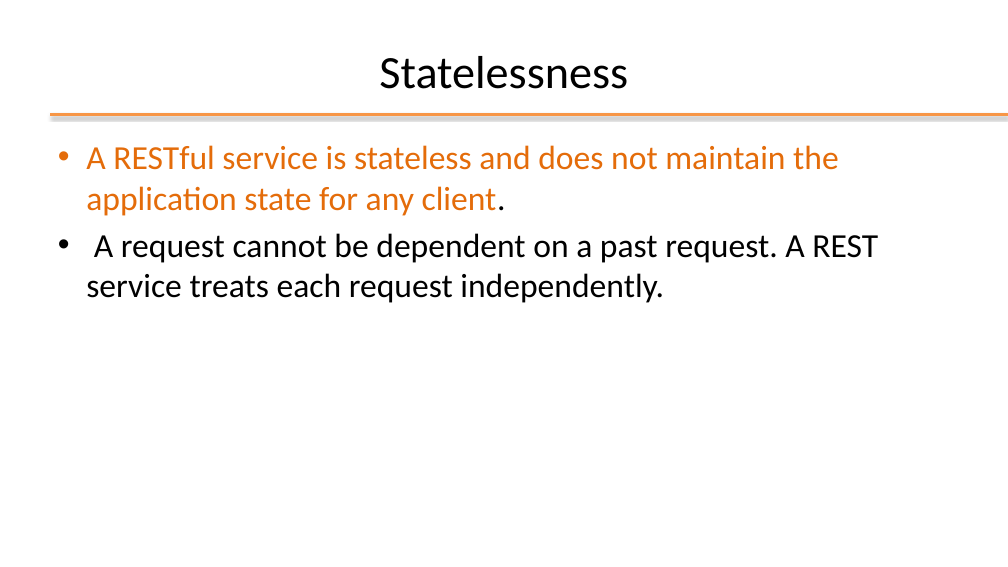
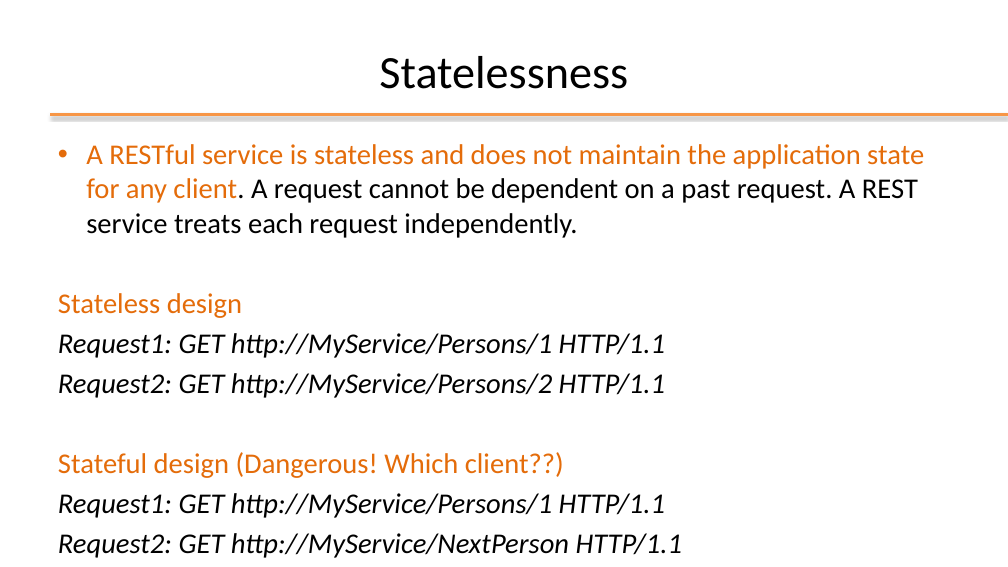
Before and after one commit to plctechnician/ooprogramming, a slide deck: slide 21 of java/slides/ppt/11 - Java Data Access (REST).pptx. Drawn at 1008x567 pixels with LibreOffice and Linux fonts; fonts in the diff are those of the drawing; background and template pictures are left out. Boxes give left, top, right and bottom in pixels: in the first picture for what was removed or moved away, otherwise in the second. Text is boxed around its words. In the diff, an @@ line names an element or a change of style, - is before the commit and + after.

```diff
--- a/java/slides/ppt/11 - Java Data Access (REST).pptx
+++ b/java/slides/ppt/11 - Java Data Access (REST).pptx
@@ text at [58,144,924,558]: text changed; size 32 to 27.2 pt @@
-• A RESTful service is stateless and does not maintain the application state for any client.
-• A request cannot be dependent on a past request. A REST service treats each request independently.
+• A RESTful service is stateless and does not maintain the application state for any client. A request cannot be dependent on a past request. A REST service treats each request independently.
+Stateless design
+Request1: GET http://MyService/Persons/1 HTTP/1.1
+Request2: GET http://MyService/Persons/2 HTTP/1.1
+Stateful design (Dangerous! Which client??)
+Request1: GET http://MyService/Persons/1 HTTP/1.1
+Request2: GET http://MyService/NextPerson HTTP/1.1
```
Also in this commit, not shown: 2 other slides changed, 1 slide added, 1 slide removed, 2 other files.
